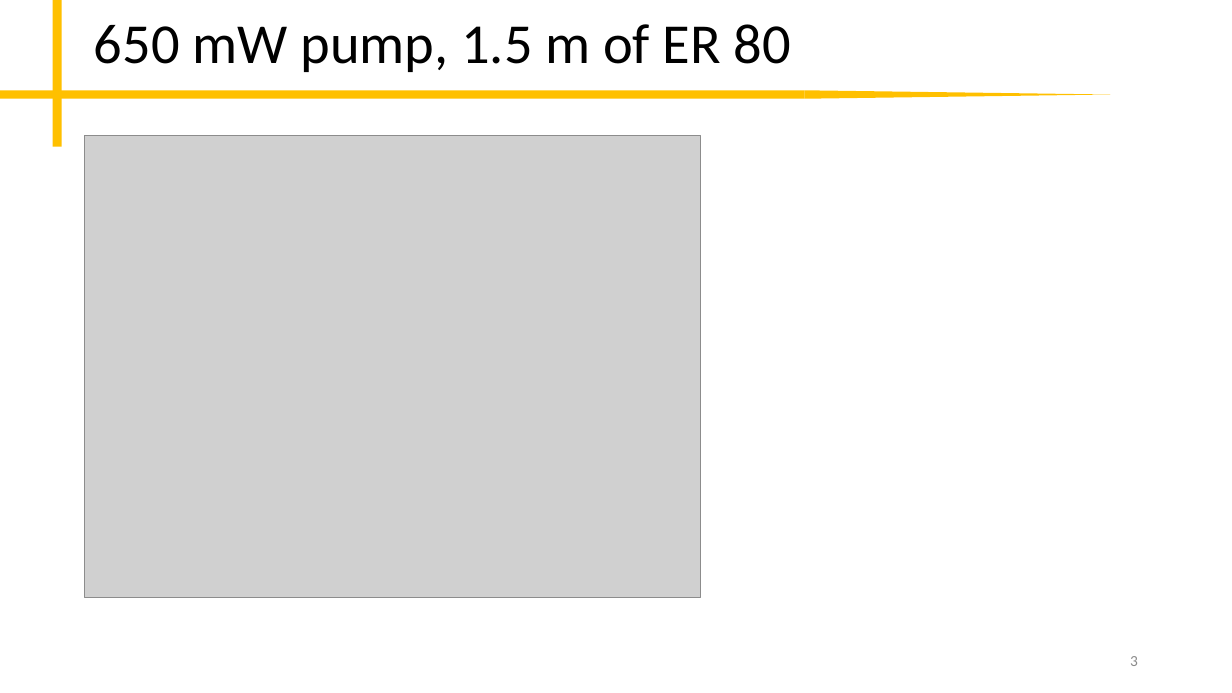
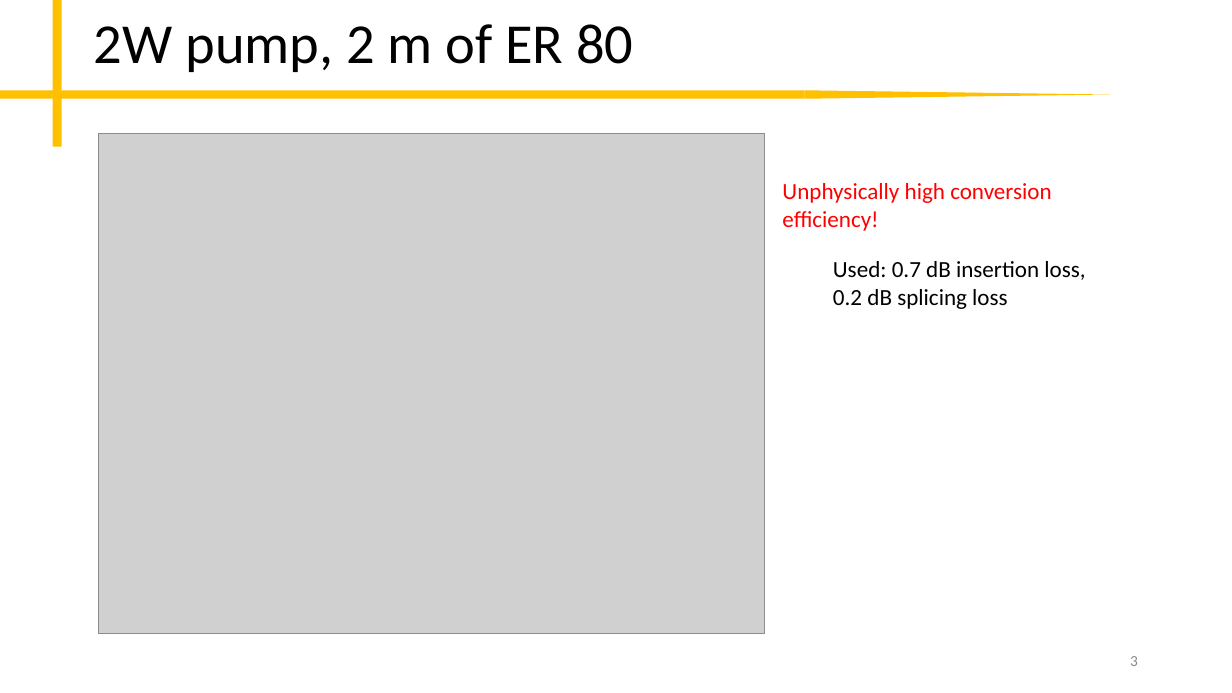
Before and after one commit to peter-chang62/Laser-Design-Scripts, a slide deck: slide 3 of memo.pptx. Drawn at 1232x693 pixels with LibreOffice and Linux fonts; fonts in the diff are those of the drawing; grey boxes stand for pictures. Boxes give left, top, right and bottom in pixels: in the first picture for what was removed or moved away, otherwise in the second. Text is boxed around its words. In the diff, an @@ line names an element or a change of style, - is before the commit and + after.

```diff
--- a/memo.pptx
+++ b/memo.pptx
@@ title at <box>94,24,633,72</box>: text changed @@
-650 mW pump, 1.5 m of ER 80
+2W pump, 2 m of ER 80
@@ picture: place and size @@
-picture at <box>85,135,701,597</box>
+picture at <box>98,133,764,633</box>
@@ text added at <box>782,183,1051,231</box>, 18 pt, text #FF0000 @@
+Unphysically high conversion efficiency!
@@ text added at <box>833,261,1085,309</box>, 18 pt, text #000000 @@
+Used: 0.7 dB insertion loss, 0.2 dB splicing loss
```
Also in this commit, not shown: 2 slides added, 4 other files.
